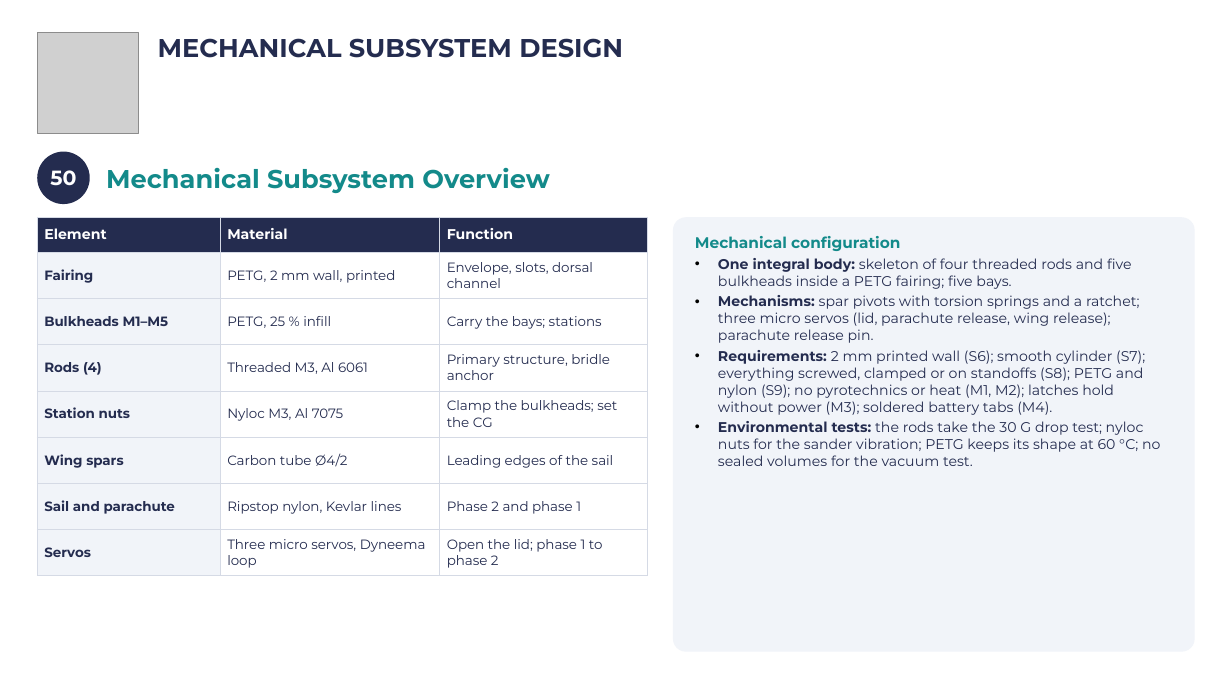
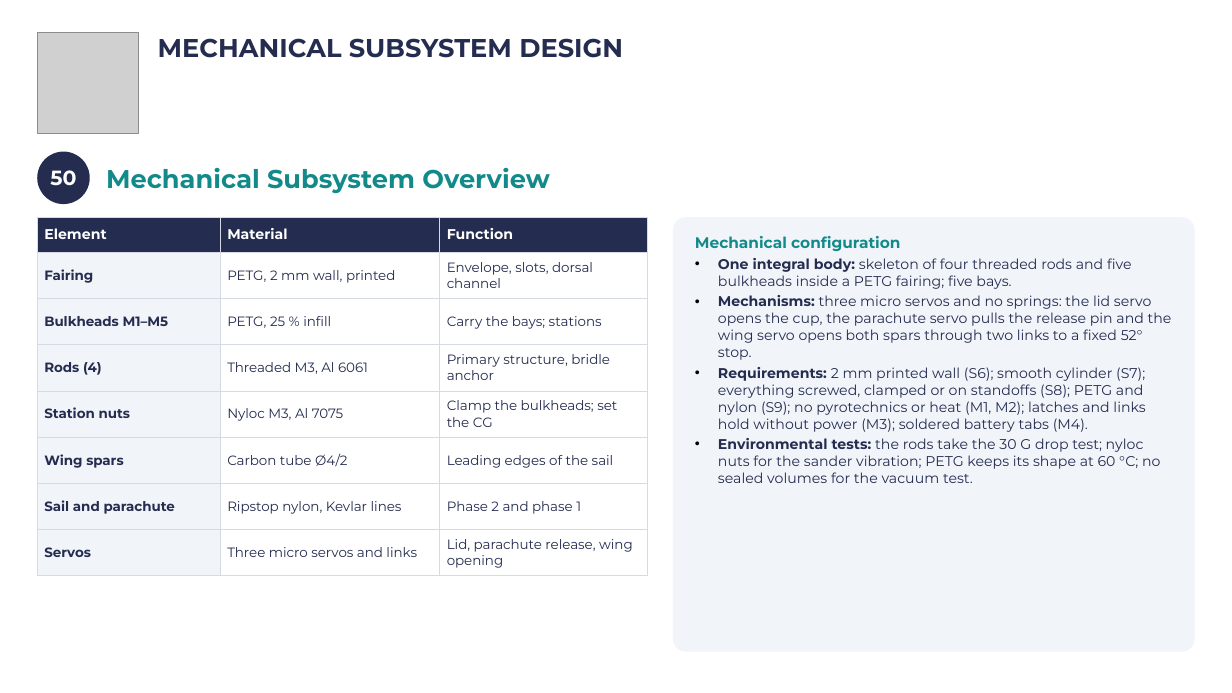
Before and after one commit to Caetano18/proyecto, a slide deck: slide 53 of cansat_pdr/laminas_plantilla/CanSat_PDR_Hermes_completo.pptx. Drawn at 1232x693 pixels with LibreOffice and Linux fonts; fonts in the diff are those of the drawing; grey boxes stand for pictures; background and template pictures are left out. Boxes give left, top, right and bottom in pixels: in the first picture for what was removed or moved away, otherwise in the second. Text is boxed around its words. In the diff, an @@ line names an element or a change of style, - is before the commit and + after.

```diff
--- a/cansat_pdr/laminas_plantilla/CanSat_PDR_Hermes_completo.pptx
+++ b/cansat_pdr/laminas_plantilla/CanSat_PDR_Hermes_completo.pptx
@@ table at (x1=37, y1=217, x2=647, y2=576) @@
-row 8, column 2: Three micro servos, Dyneema loop
+row 8, column 2: Three micro servos and links
-row 8, column 3: Open the lid; phase 1 to phase 2
+row 8, column 3: Lid, parachute release, wing opening
@@ text in rounded rectangle at (x1=718, y1=295, x2=1172, y2=432): text changed @@
-• Mechanisms: spar pivots with torsion springs and a ratchet; three micro servos (lid, parachute release, wing release); parachute release pin.
-• Requirements: 2 mm printed wall (S6); smooth cylinder (S7); everything screwed, clamped or on standoffs (S8); PETG and nylon (S9); no pyrotechnics or heat (M1, M2); latches hold without power (M3); soldered battery tabs (M4).
+• Mechanisms: three micro servos and no springs: the lid servo opens the cup, the parachute servo pulls the release pin and the wing servo opens both spars through two links to a fixed 52° stop.
+• Requirements: 2 mm printed wall (S6); smooth cylinder (S7); everything screwed, clamped or on standoffs (S8); PETG and nylon (S9); no pyrotechnics or heat (M1, M2); latches and links hold without power (M3); soldered battery tabs (M4).
```
Also in this commit, not shown: 13 other slides changed, 34 other files.
